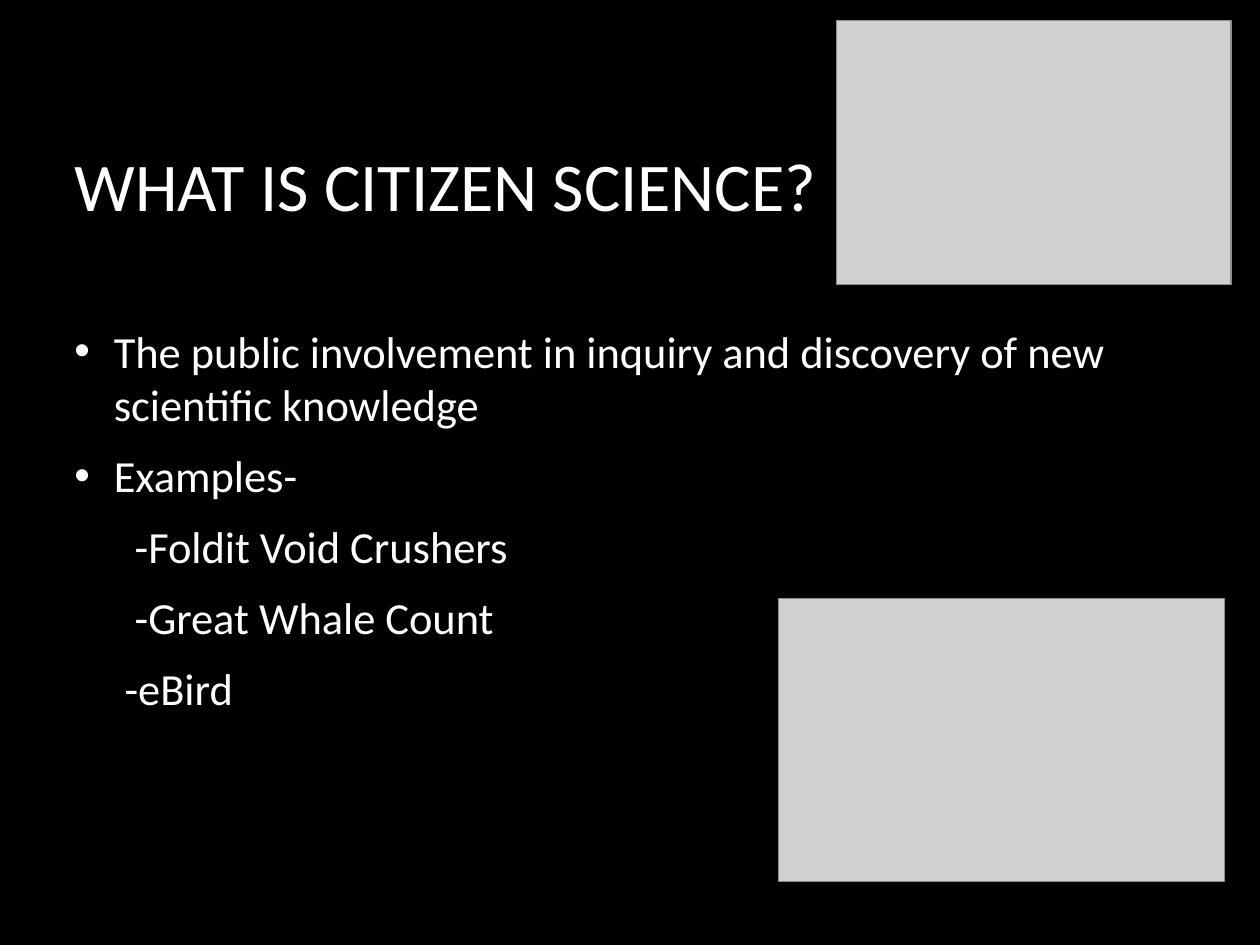
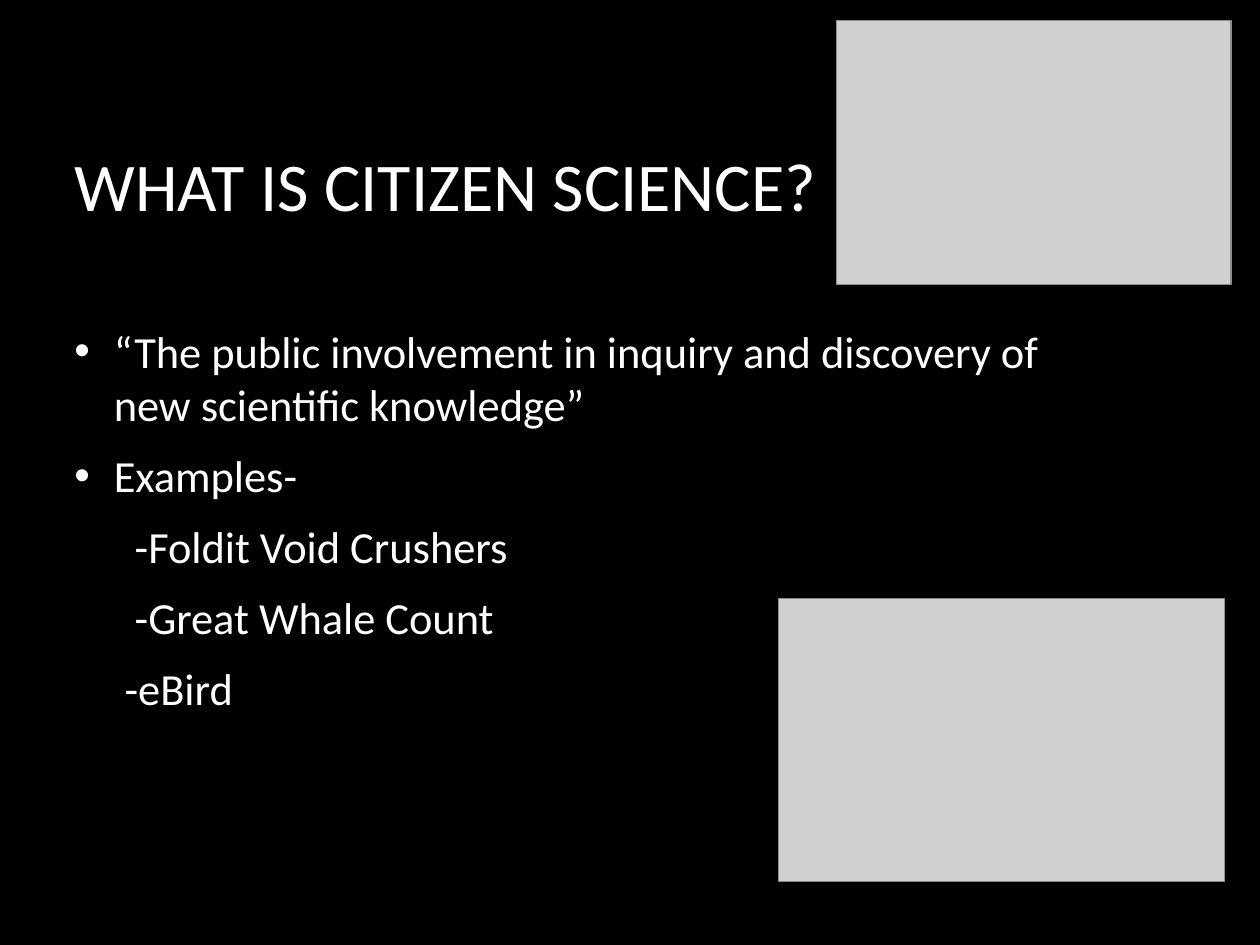
Before and after one commit to qrprat77/https---github.com-qrprat77-Biology_project, a slide deck: slide 4 of Resource/Bio_Presentation.pptx. Drawn at 1260x945 pixels with LibreOffice and Linux fonts; fonts in the diff are those of the drawing; grey boxes stand for pictures; background and template pictures are left out. Boxes give left, top, right and bottom in pixels: in the first picture for what was removed or moved away, otherwise in the second. Text is boxed around its words. In the diff, an @@ line names an element or a change of style, - is before the commit and + after.

Commit message:
FINAL final version.

```diff
--- a/Resource/Bio_Presentation.pptx
+++ b/Resource/Bio_Presentation.pptx
@@ text at (114,336,1038,429): text changed @@
-• The public involvement in inquiry and discovery of new scientific knowledge
+• “The public involvement in inquiry and discovery of new scientific knowledge”
```
Also in this commit, not shown: 2 other slides changed.
